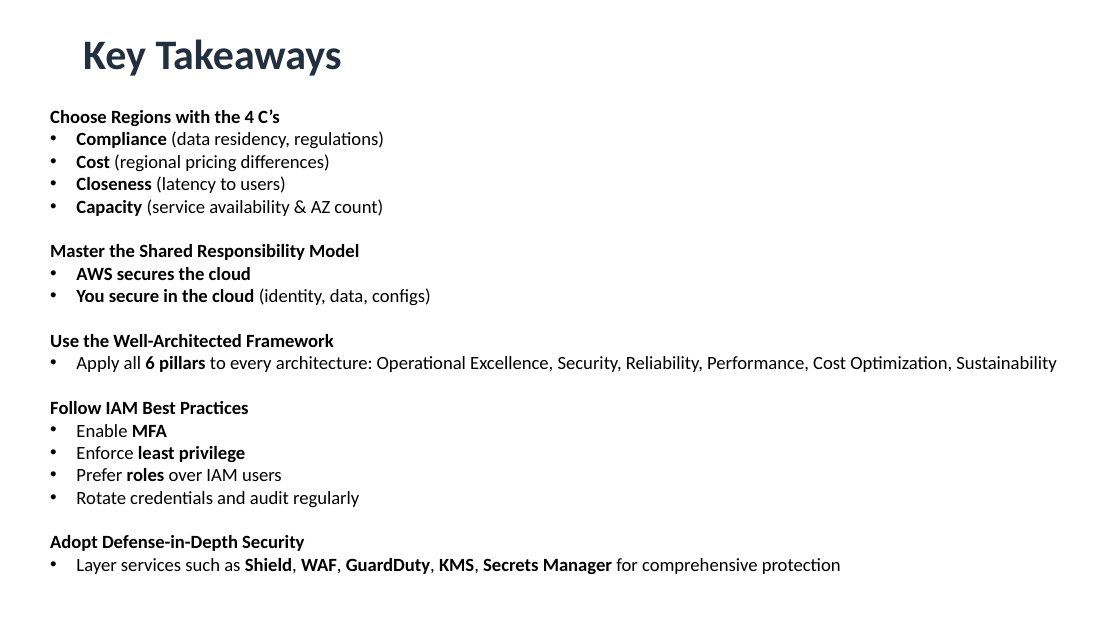
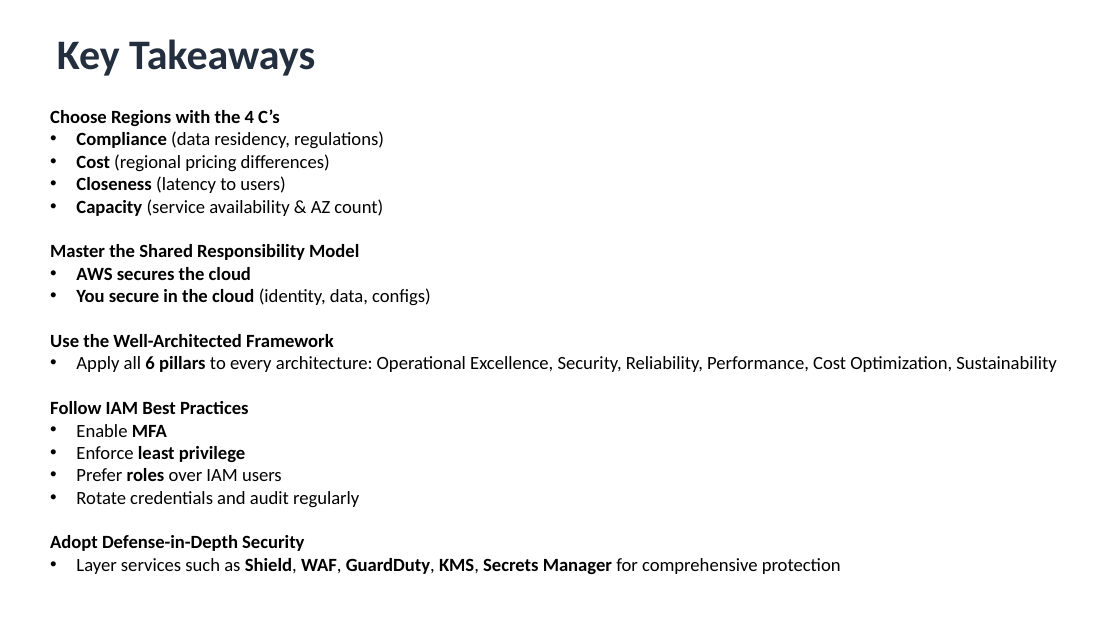
Before and after one commit to aishp411/PPMCAD12, a slide deck: slide 53 of AWS/AWS_Core_Architecture&Security.pptx (slide 52 before the commit). Drawn at 1120x630 pixels with LibreOffice and Linux fonts; fonts in the diff are those of the drawing. Boxes give left, top, right and bottom in pixels: in the first picture for what was removed or moved away, otherwise in the second. Text is boxed around its words. In the diff, an @@ line names an element or a change of style, - is before the commit and + after.

```diff
--- a/AWS/AWS_Core_Architecture&Security.pptx
+++ b/AWS/AWS_Core_Architecture&Security.pptx
@@ text "Key Takeaways": place and size @@
-text "Key Takeaways" at bbox=[83, 39, 342, 76]
+text "Key Takeaways" at bbox=[57, 39, 315, 76]
```
Also in this commit, not shown: 1 other slide changed, 1 slide added, 7 other files.
